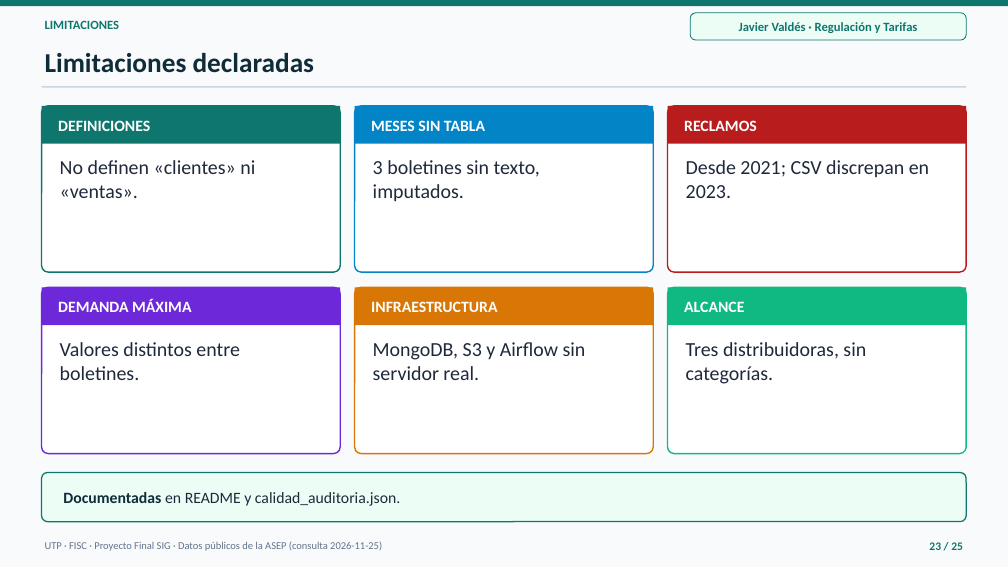
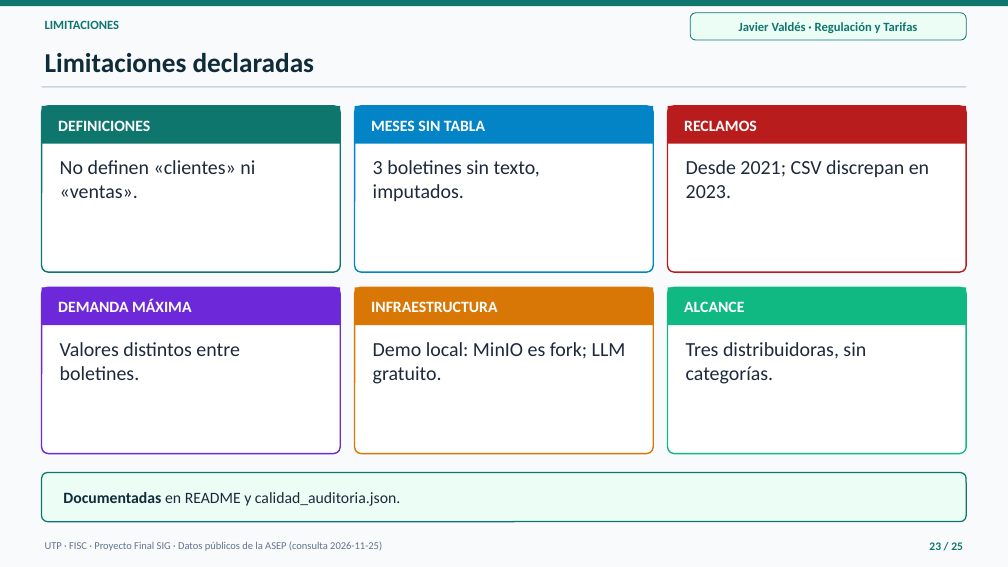
Before and after one commit to Samycaballero/sig-distribuidoras-asep, a slide deck: slide 23 of presentacion/Presentacion_SIG_Distribuidoras_ASEP.pptx. Drawn at 1008x567 pixels with LibreOffice and Linux fonts; fonts in the diff are those of the drawing. Boxes give left, top, right and bottom in pixels: in the first picture for what was removed or moved away, otherwise in the second. Text is boxed around its words. In the diff, an @@ line names an element or a change of style, - is before the commit and + after.

```diff
--- a/presentacion/Presentacion_SIG_Distribuidoras_ASEP.pptx
+++ b/presentacion/Presentacion_SIG_Distribuidoras_ASEP.pptx
@@ text at (373,342,626,384): text changed @@
-MongoDB, S3 y Airflow sin servidor real.
+Demo local: MinIO es fork; LLM gratuito.
```
Also in this commit, not shown: 4 other slides changed, 40 other files.
